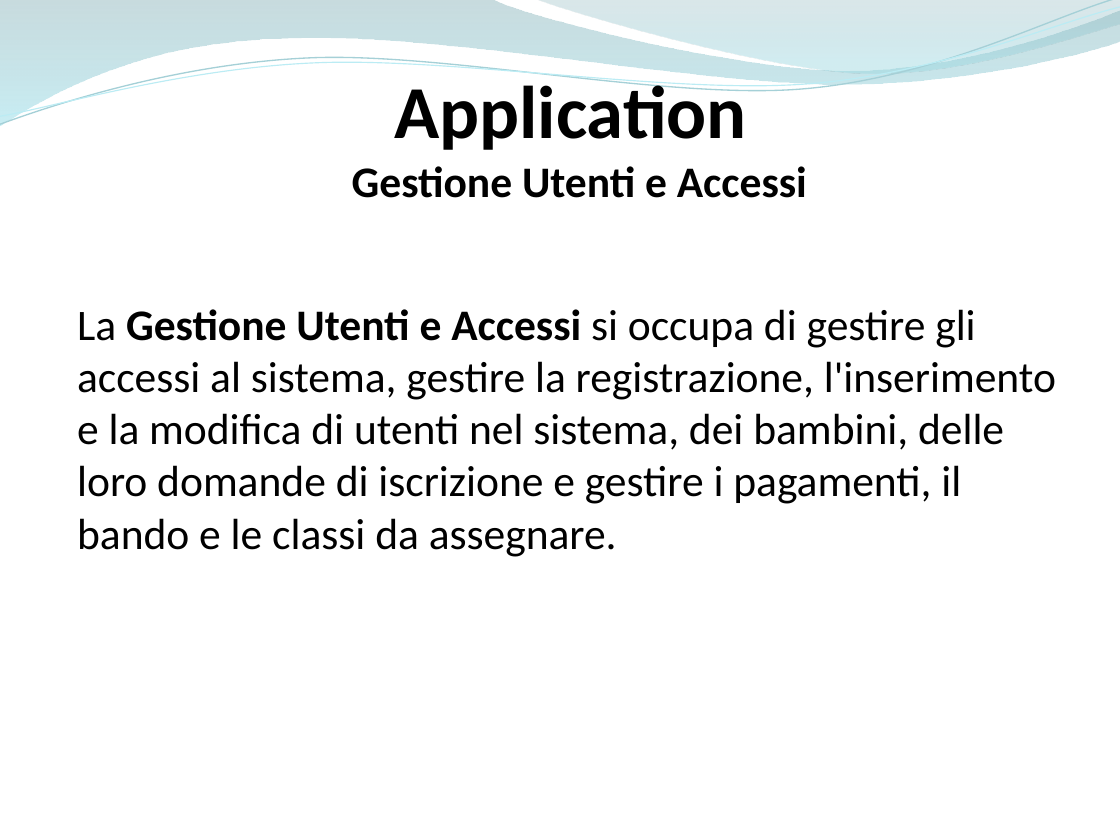
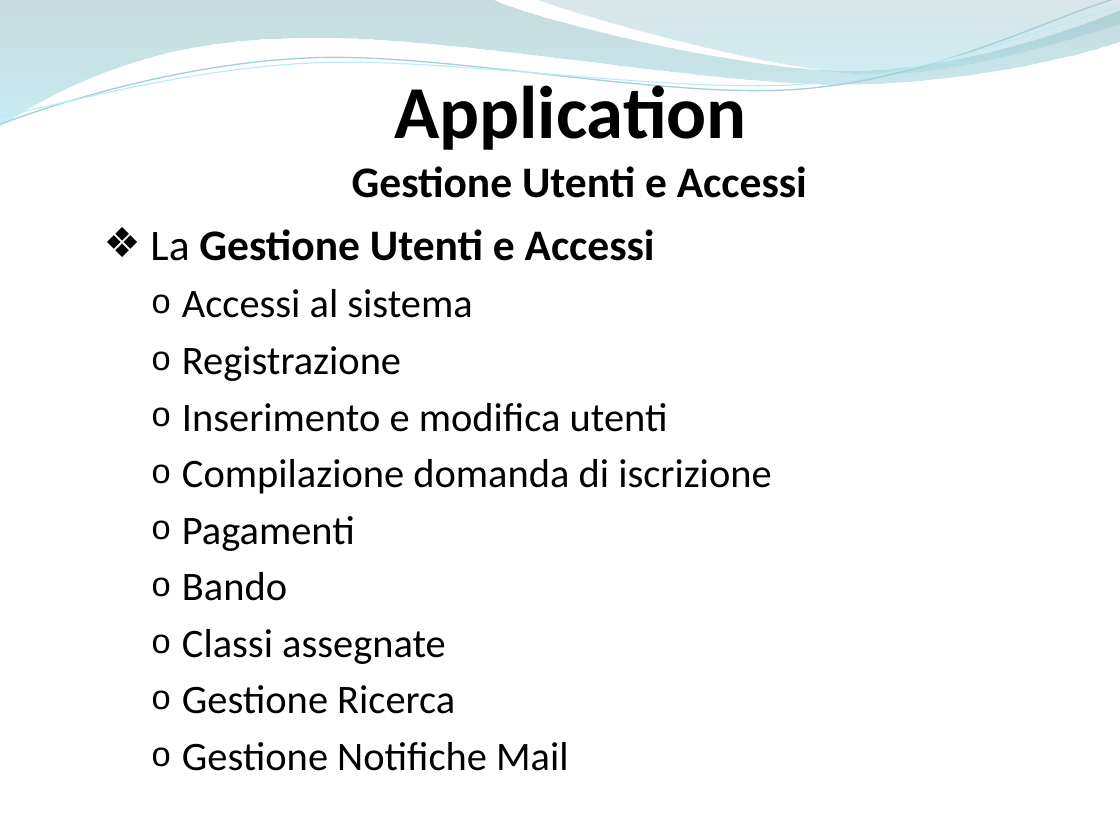
Before and after one commit to ammirate/at-silo, a slide deck: slide 73 of Presentazione/Atsilo1/[BOZZA] Atsilo_A_PresentazioneFinale copia.pptx. Drawn at 1120x840 pixels with LibreOffice and Linux fonts; fonts in the diff are those of the drawing. Boxes give left, top, right and bottom in pixels: in the first picture for what was removed or moved away, otherwise in the second. Text is boxed around its words. In the diff, an @@ line names an element or a change of style, - is before the commit and + after.

```diff
--- a/Presentazione/Atsilo1/[BOZZA] Atsilo_A_PresentazioneFinale copia.pptx
+++ b/Presentazione/Atsilo1/[BOZZA] Atsilo_A_PresentazioneFinale copia.pptx
@@ text at (x1=150, y1=229, x2=771, y2=771): text changed; size 28 to 26 pt @@
-La Gestione Utenti e Accessi si occupa di gestire gli accessi al sistema, gestire la registrazione, l'inserimento e la modifica di utenti nel sistema, dei bambini, delle loro domande di iscrizione e gestire i pagamenti, il bando e le classi da assegnare.
+❖ La Gestione Utenti e Accessi
+  o Accessi al sistema
+  o Registrazione
+  o Inserimento e modifica utenti
+  o Compilazione domanda di iscrizione
+  o Pagamenti
+  o Bando
+  o Classi assegnate
+  o Gestione Ricerca
+  o Gestione Notifiche Mail
```
Also in this commit, not shown: 12 other slides changed, 1 slide added, 3 slides removed.
